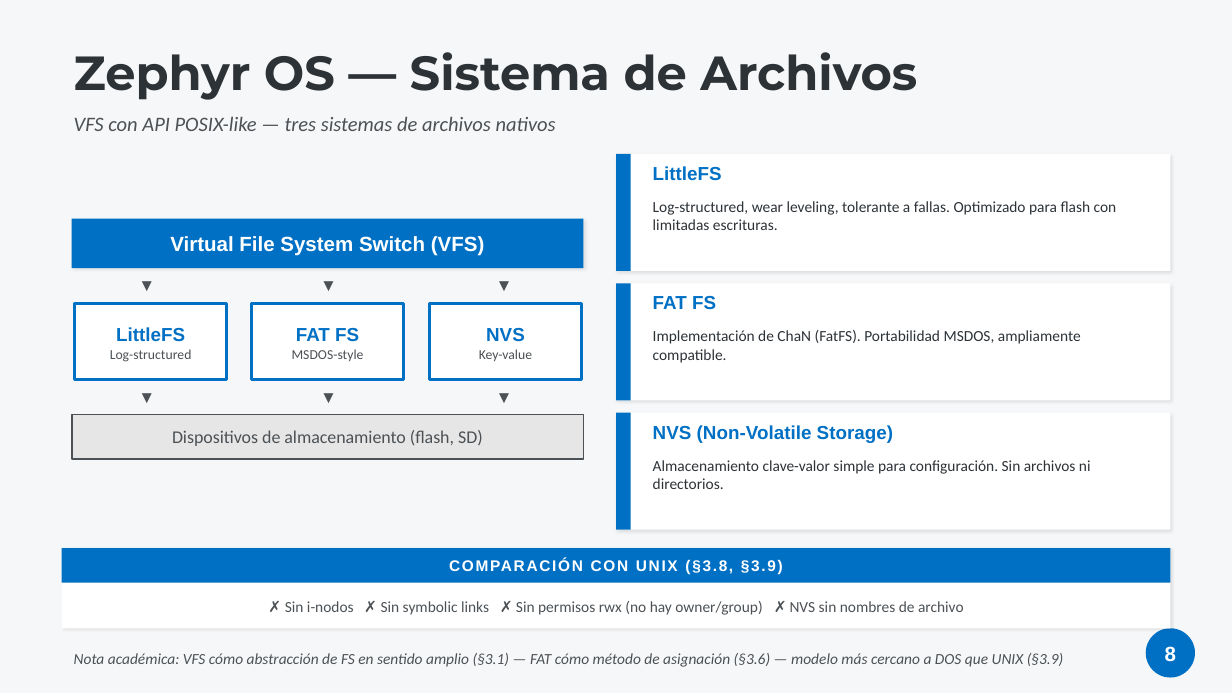
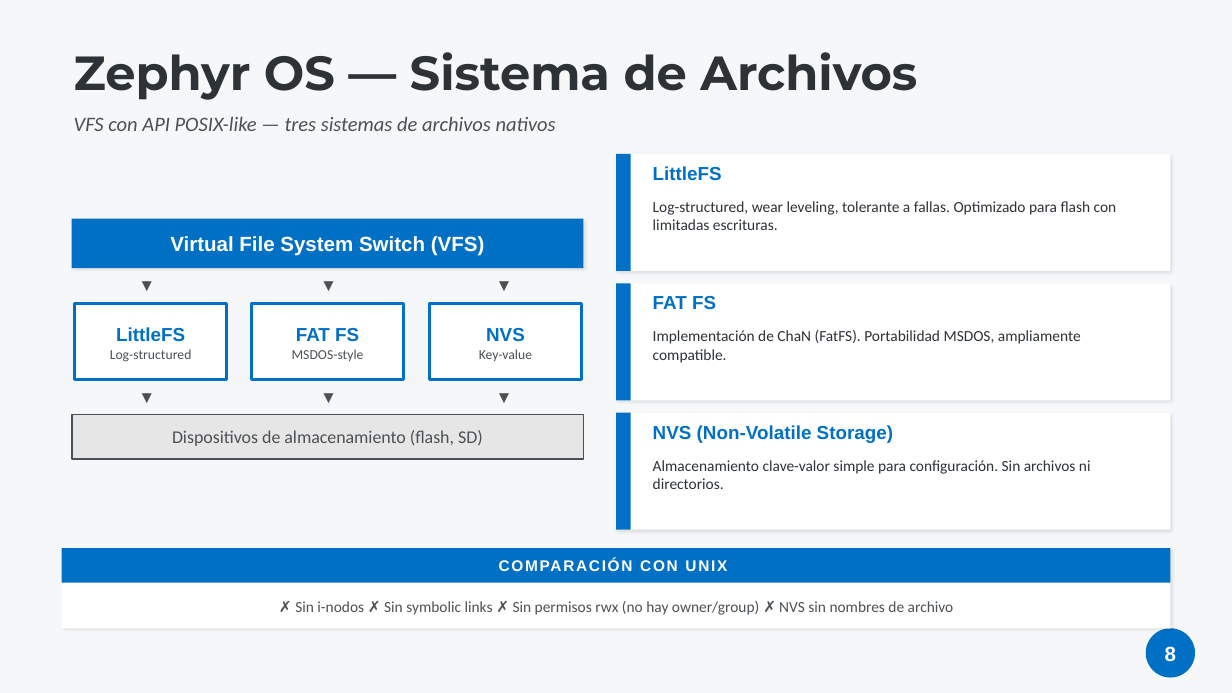
Before and after one commit to LucasIvanCardozo/TP-especial-SO, a slide deck: slide 8 of TP_Especial_Zephyr_MOSIX_v2.pptx. Drawn at 1232x693 pixels with LibreOffice and Linux fonts; fonts in the diff are those of the drawing. Boxes give left, top, right and bottom in pixels: in the first picture for what was removed or moved away, otherwise in the second. Text is boxed around its words. In the diff, an @@ line names an element or a change of style, - is before the commit and + after.

```diff
--- a/TP_Especial_Zephyr_MOSIX_v2.pptx
+++ b/TP_Especial_Zephyr_MOSIX_v2.pptx
@@ text at [703,560,776,571]: text changed @@
-COMPARACIÓN CON UNIX (§3.8, §3.9)
+COMPARACIÓN CON UNIX
@@ text "✗ Sin i-nodos ✗ Sin ..." rewrapped from [285,601,964,615] to [295,601,954,615] @@
@@ text removed at [74,653,1064,667] @@
-Nota académica: VFS cómo abstracción de FS en sentido amplio (§3.1) — FAT cómo método de asignación (§3.6) — modelo más cercano a DOS que UNIX (§3.9)
```
Also in this commit, not shown: 26 other slides changed, 7 other files.
